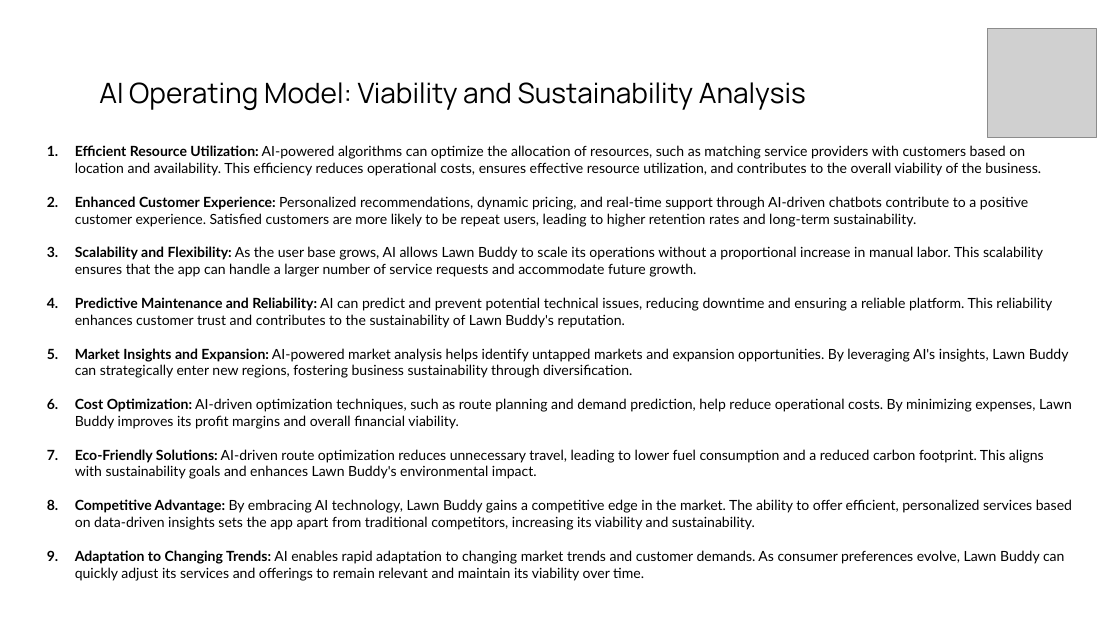
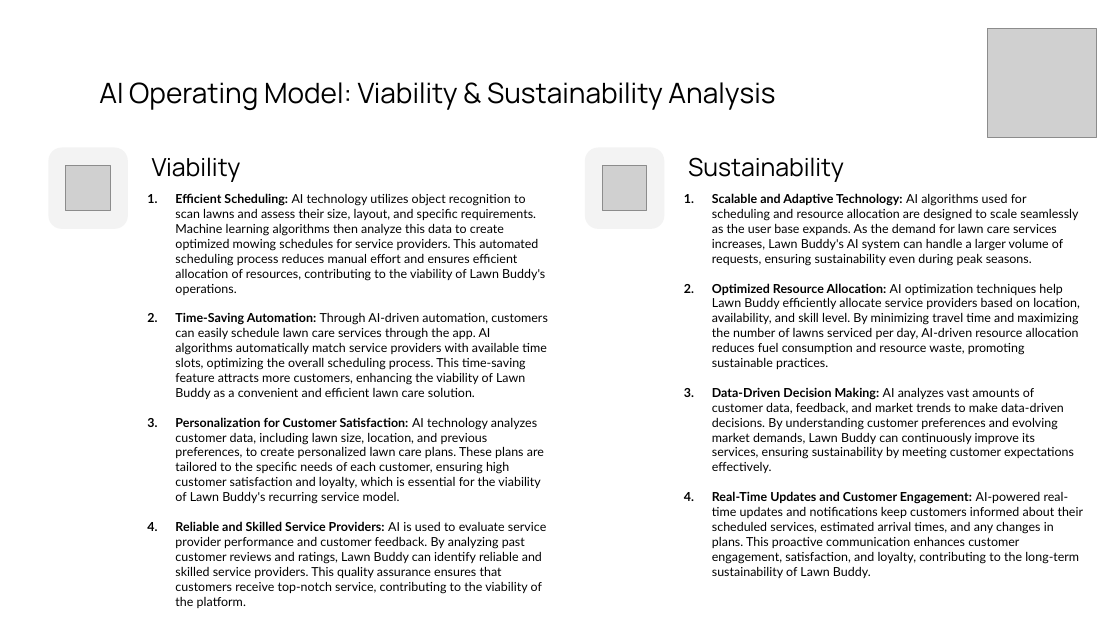
Before and after one commit to gasserahmed/VT-MIT, a slide deck: slide 8 of MGT5824-Tech-based Entrepreneurship/Assignments/Milestone #3 - Business Model Design & AI-powered Operating Models/gasser18-milestone3_slides.pptx. Drawn at 1120x630 pixels with LibreOffice and Linux fonts; fonts in the diff are those of the drawing; grey boxes stand for pictures. Boxes give left, top, right and bottom in pixels: in the first picture for what was removed or moved away, otherwise in the second. Text is boxed around its words. In the diff, an @@ line names an element or a change of style, - is before the commit and + after.

```diff
--- a/MGT5824-Tech-based Entrepreneurship/Assignments/Milestone #3 - Business Model Design & AI-powered Operating Models/gasser18-milestone3_slides.pptx
+++ b/MGT5824-Tech-based Entrepreneurship/Assignments/Milestone #3 - Business Model Design & AI-powered Operating Models/gasser18-milestone3_slides.pptx
@@ title at (99,82,775,110): text changed @@
-AI Operating Model: Viability and Sustainability Analysis
+AI Operating Model: Viability & Sustainability Analysis
@@ rounded rectangle added at (48,148,128,230), fill #F3F3F3 @@
@@ rounded rectangle added at (585,148,664,230), fill #F3F3F3 @@
@@ picture added at (66,166,111,211) @@
@@ text added at (152,157,241,182), 16 pt, text #000000 @@
+Viability
@@ picture added at (603,166,647,211) @@
@@ text added at (688,157,844,182), 16 pt, text #000000 @@
+Sustainability
@@ text added at (712,193,1084,578), 8 pt, text #000000 @@
+1. Scalable and Adaptive Technology: AI algorithms used for scheduling and resource allocation are designed to scale seamlessly as the user base expands. As the demand for lawn care services increases, Lawn Buddy's AI system can handle a larger volume of requests, ensuring sustainability even during peak seasons.
+2. Optimized Resource Allocation: AI optimization techniques help Lawn Buddy efficiently allocate service providers based on location, availability, and skill level. By minimizing travel time and maximizing the number of lawns serviced per day, AI-driven resource allocation reduces fuel consumption and resource waste, promoting sustainable practices.
+3. Data-Driven Decision Making: AI analyzes vast amounts of customer data, feedback, and market trends to make data-driven decisions. By understanding customer preferences and evolving market demands, Lawn Buddy can continuously improve its services, ensuring sustainability by meeting customer expectations effectively.
+4. Real-Time Updates and Customer Engagement: AI-powered real-time updates and notifications keep customers informed about their scheduled services, estimated arrival times, and any changes in plans. This proactive communication enhances customer engagement, satisfaction, and loyalty, contributing to the long-term sustainability of Lawn Buddy.
@@ text at (175,313,548,608): text changed; size 9 to 8 pt @@
-1. Efficient Resource Utilization: AI-powered algorithms can optimize the allocation of resources, such as matching service providers with customers based on location and availability. This efficiency reduces operational costs, ensures effective resource utilization, and contributes to the overall viability of the business.
-2. Enhanced Customer Experience: Personalized recommendations, dynamic pricing, and real-time support through AI-driven chatbots contribute to a positive customer experience. Satisfied customers are more likely to be repeat users, leading to higher retention rates and long-term sustainability.
-3. Scalability and Flexibility: As the user base grows, AI allows Lawn Buddy to scale its operations without a proportional increase in manual labor. This scalability ensures that the app can handle a larger number of service requests and accommodate future growth.
-4. Predictive Maintenance and Reliability: AI can predict and prevent potential technical issues, reducing downtime and ensuring a reliable platform. This reliability enhances customer trust and contributes to the sustainability of Lawn Buddy's reputation.
-5. Market Insights and Expansion: AI-powered market analysis helps identify untapped markets and expansion opportunities. By leveraging AI's insights, Lawn Buddy can strategically enter new regions, fostering business sustainability through diversification.
-6. Cost Optimization: AI-driven optimization techniques, such as route planning and demand prediction, help reduce operational costs. By minimizing expenses, Lawn Buddy improves its profit margins and overall financial viability.
-7. Eco-Friendly Solutions: AI-driven route optimization reduces unnecessary travel, leading to lower fuel consumption and a reduced carbon footprint. This aligns with sustainability goals and enhances Lawn Buddy's environmental impact.
-8. Competitive Advantage: By embracing AI technology, Lawn Buddy gains a competitive edge in the market. The ability to offer efficient, personalized services based on data-driven insights sets the app apart from traditional competitors, increasing its viability and sustainability.
-9. Adaptation to Changing Trends: AI enables rapid adaptation to changing market trends and customer demands. As consumer preferences evolve, Lawn Buddy can quickly adjust its services and offerings to remain relevant and maintain its viability over time.
+1. Efficient Scheduling: AI technology utilizes object recognition to scan lawns and assess their size, layout, and specific requirements. Machine learning algorithms then analyze this data to create optimized mowing schedules for service providers. This automated scheduling process reduces manual effort and ensures efficient allocation of resources, contributing to the viability of Lawn Buddy's operations.
+2. Time-Saving Automation: Through AI-driven automation, customers can easily schedule lawn care services through the app. AI algorithms automatically match service providers with available time slots, optimizing the overall scheduling process. This time-saving feature attracts more customers, enhancing the viability of Lawn Buddy as a convenient and efficient lawn care solution.
+3. Personalization for Customer Satisfaction: AI technology analyzes customer data, including lawn size, location, and previous preferences, to create personalized lawn care plans. These plans are tailored to the specific needs of each customer, ensuring high customer satisfaction and loyalty, which is essential for the viability of Lawn Buddy's recurring service model.
+4. Reliable and Skilled Service Providers: AI is used to evaluate service provider performance and customer feedback. By analyzing past customer reviews and ratings, Lawn Buddy can identify reliable and skilled service providers. This quality assurance ensures that customers receive top-notch service, contributing to the viability of the platform.
```
Also in this commit, not shown: 5 other slides changed, 22 slides removed, 2 other files.
